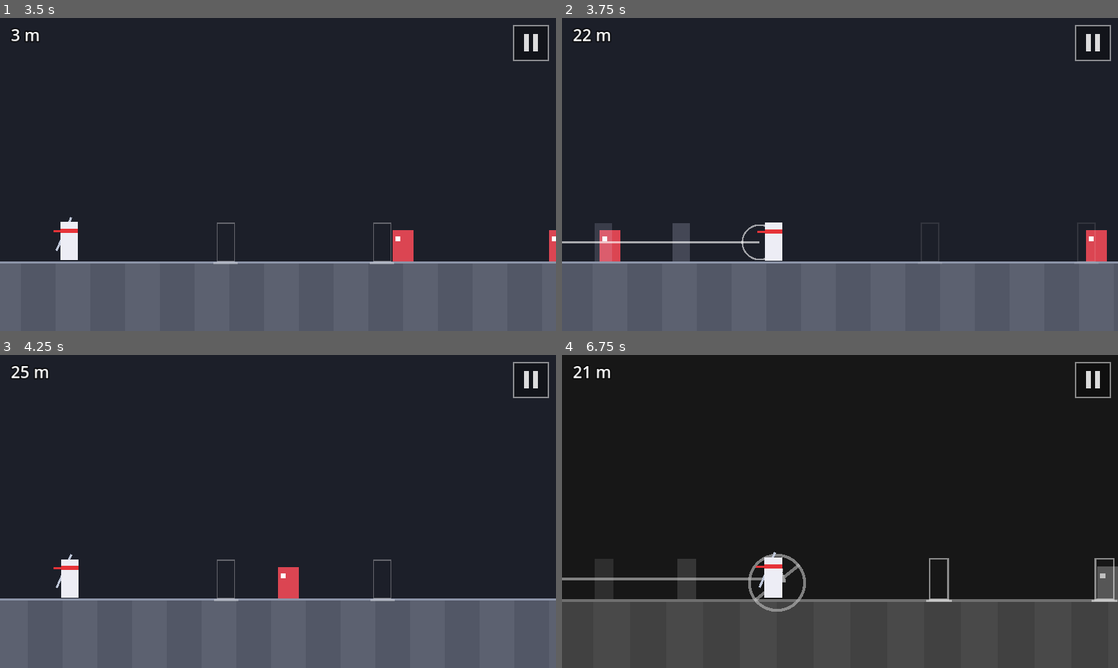
Above: before the commit, frames 1-4 (two rows, left to right).
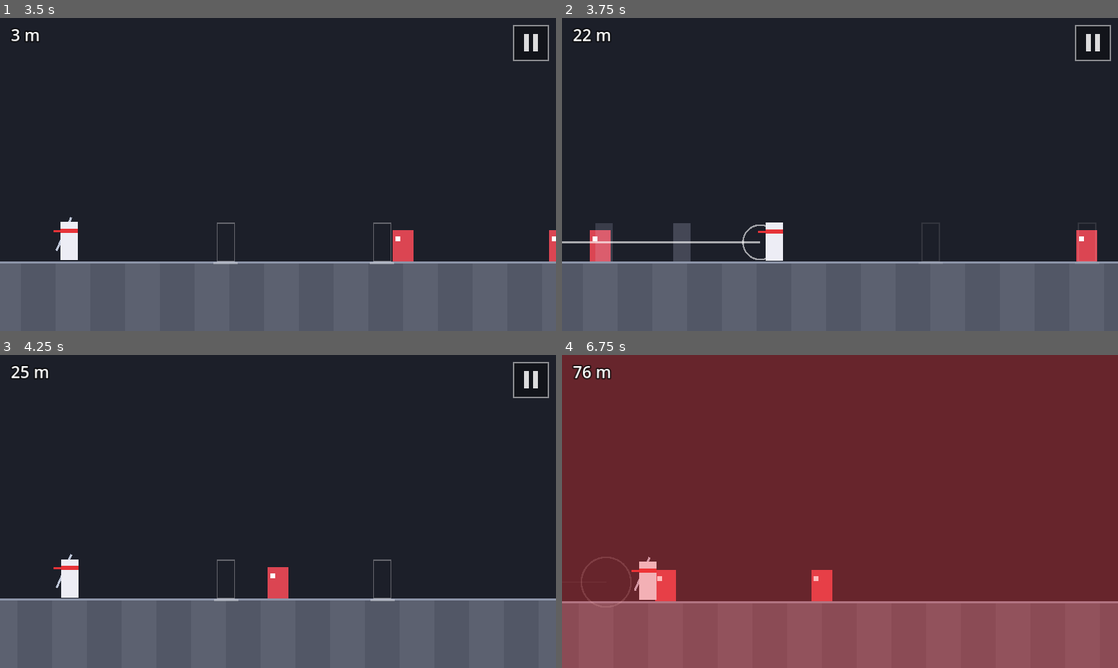
Above: after the commit, the same moments.

Repository: fredsbreads/game-off
Game: Godot game, scene res://scenes/main.tscn
Same seed, same stepped clock (60 frames per second), same inputs: the game is played once before the commit and once after it.
Inputs (mouse positions are in pixels of both pictures, inside the frame that each line leads up to):
- Up to frame 1 (3.5 s): tap Enter at 0.5, 2, 2.75 s; move the mouse to (400, 158) at 0.52 s; hold K (tp_long) 0.53-1.28 s; click (400, 158) at 0.67 s; move the mouse to (166, 190) at 1.27 s; tap J (tp_short) at 1.35, 2.85 s; click (166, 190) at 1.42 s; move the mouse to (333, 105) at 2.02 s; hold K (tp_long) 2.03-2.78 s; click (333, 105) at 2.17 s; move the mouse to (250, 237) at 2.77 s; click (250, 237) at 2.92 s
- Up to frame 2 (3.75 s): move the mouse to (1006, 221) at 3.52 s; hold K (tp_long) from 3.53 s (still down); click (1006, 221) at 3.67 s
- Up to frame 3 (4.25 s): keep holding K (tp_long)
- Up to frame 4 (6.75 s): move the mouse to (673, 464) at 4.27 s; release K (tp_long) at 4.28 s; tap J (tp_short) at 4.35, 5.85 s; click (673, 464) at 4.42 s; move the mouse to (867, 511) at 5.02 s; hold K (tp_long) 5.03-5.78 s; click (867, 511) at 5.17 s; tap Enter at 5.75 s; move the mouse to (756, 433) at 5.77 s; click (756, 433) at 5.92 s; move the mouse to (962, 495) at 6.52 s; hold K (tp_long) from 6.53 s (still down); click (962, 495) at 6.67 s

Frame 1 is identical in both runs. In frame 2, 0.8% of the frame differs, in the area x 5-98%, y 65-78%; in frame 3, 0.4%; in frame 4, 100%, in the area x 0-100%, y 0-100%.

Commit message:
Teleporting onto an enemy lands exactly on it, so chains can't drift; faster solver

Diff:
--- a/scripts/chunk_solver.gd
+++ b/scripts/chunk_solver.gd
@@ -5,6 +5,7 @@
 ##
 ## It mirrors main.gd's per-frame order exactly:
 ##   1. optional teleport (only if cooldown is 0), resolve the landing
+##      (a kill snaps you exactly onto that enemy)
 ##   2. run forward one frame
 ##   3. check hazards and enemy collisions
 ##   4. tick the cooldown down
@@ -14,6 +15,7 @@
 
 const ACTIONS := [0.0, Rules.SHORT, Rules.LONG]
 const MAX_STATES := 200000
+const DEDUP_PER_TILE := 20.0    # positions within 0.05 tiles count as the same
 
 
 ## speed_fn: Callable(x: float) -> tiles per second.
@@ -36,17 +38,26 @@
 				var result := step(tiles, enemies, state, action, speed_fn)
 				if result.is_empty():
 					continue
+				if required_kills != 0 and _left_required_behind(enemies, result, required_kills):
+					continue   # passed a required enemy alive: can't go back for it
 				result.append(index)
 				result.append(action)
 				history.append(result)
 				var new_index := history.size() - 1
 				if result[0] >= goal_x and (int(result[2]) & required_kills) == required_kills:
 					return {"ok": true, "actions": _path(history, new_index)}
-				var key := "%d|%d|%d" % [roundi(result[0] * 1000.0), result[1], result[2]]
+				# States at (almost) the same spot with the same kills are
+				# interchangeable; keep the one that can teleport soonest.
+				var key := "%d|%d" % [roundi(result[0] * DEDUP_PER_TILE), result[2]]
 				if seen.has(key):
-					history.pop_back()
+					var slot: int = seen[key]
+					var kept: Array = history[next[slot]]
+					if int(kept[1]) <= int(result[1]):
+						history.pop_back()
+						continue
+					next[slot] = new_index
 					continue
-				seen[key] = true
+				seen[key] = next.size()
 				next.append(new_index)
 		if next.is_empty() or history.size() > MAX_STATES:
 			return {"ok": false, "actions": []}
@@ -68,14 +79,19 @@
 		x += jump
 		if x >= size:
 			return []
-		if Rules.is_hazard(tiles[int(x)]):
-			return []
 		var killed := false
+		var snap_to := x
 		for i in enemies.size():
 			var bit := 1 << i
 			if (mask & bit) == 0 and absf(enemies[i] - x) < Rules.KILL_RADIUS:
+				if not killed or absf(enemies[i] - x) < absf(snap_to - x):
+					snap_to = enemies[i]
 				mask |= bit
 				killed = true
+		if killed:
+			x = snap_to   # land exactly on the enemy you hit
+		elif Rules.is_hazard(tiles[int(x)]):
+			return []
 		cooldown = 0 if killed else Rules.cooldown_frames(float(speed_fn.call(x)))
 
 	x += float(speed_fn.call(x)) / Rules.PHYSICS_FPS
@@ -89,6 +105,16 @@
 	return [x, cooldown, mask]
 
 
+static func _left_required_behind(enemies: Array[float], state: Array, required_kills: int) -> bool:
+	var x: float = state[0]
+	var mask: int = state[2]
+	for i in enemies.size():
+		var bit := 1 << i
+		if (required_kills & bit) != 0 and (mask & bit) == 0 and enemies[i] < x:
+			return true
+	return false
+
+
 static func _path(history: Array, index: int) -> Array:
 	var actions: Array = []
 	while index > 0:
--- a/scripts/main.gd
+++ b/scripts/main.gd
@@ -246,15 +246,22 @@
 func _teleport(dist: float) -> void:
 	var from := player.x
 	var to := from + dist
+	var hit := level.enemies_at(to, Rules.KILL_RADIUS)
+	if not hit.is_empty():
+		# Land exactly on the enemy you hit, so chains can't drift.
+		var target := hit[0]
+		for e in hit:
+			if absf(e.tile_x - to) < absf(target.tile_x - to):
+				target = e
+		to = target.tile_x
 	player.x = to
 	distance = to - START_X
 	fx.teleport_trail(from, to)
 
-	if Rules.is_hazard(level.tile_at(to)):
+	if hit.is_empty() and Rules.is_hazard(level.tile_at(to)):
 		_die("spikes")
 		return
 
-	var hit := level.enemies_at(to, Rules.KILL_RADIUS)
 	if hit.is_empty():
 		player.cooldown = Rules.cooldown_frames(Rules.RUN_SPEED)
 		fx.landing_ring(to)
